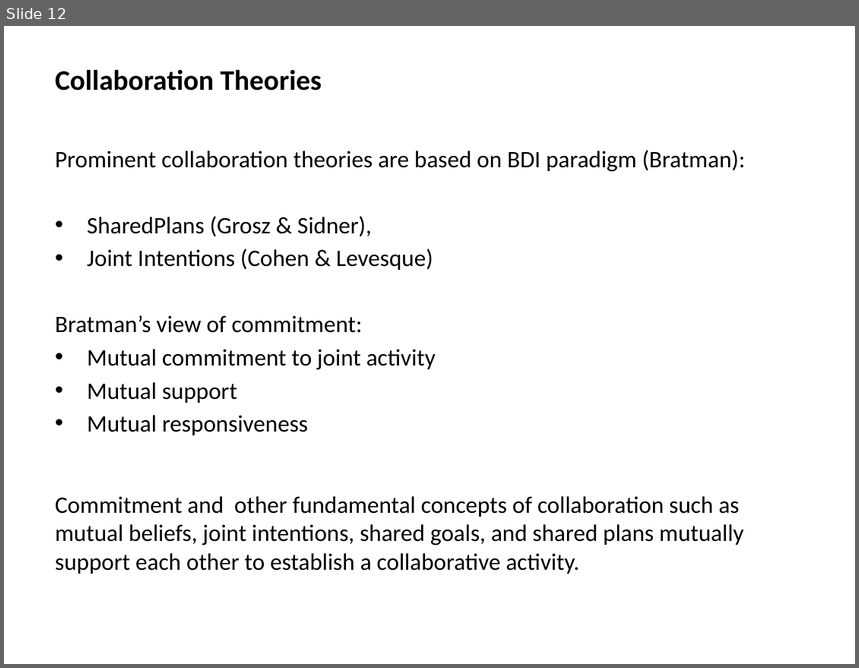
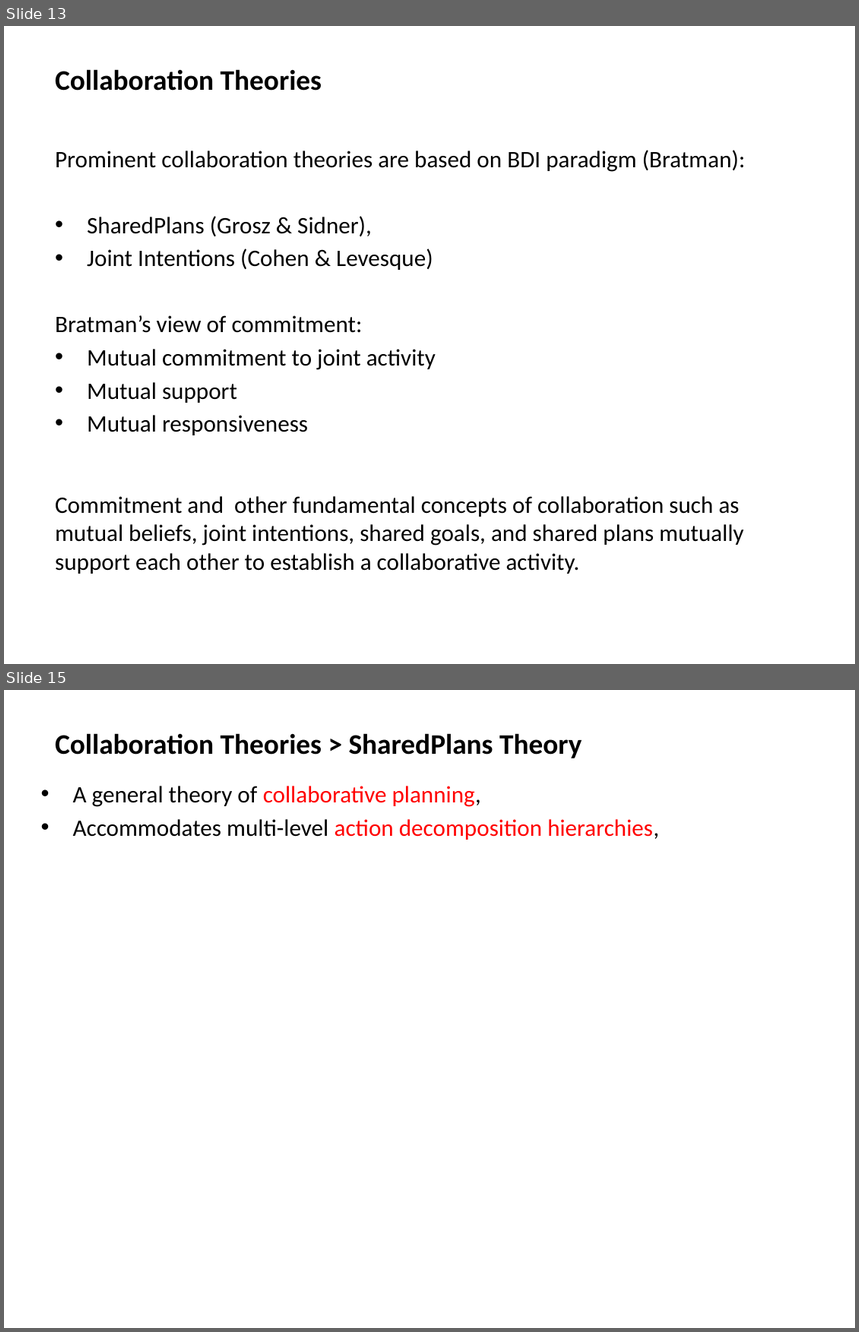
Before and after one commit to mshayganfar/CompExam1, a slide deck: presentation/PhD-comprehensive-exam.pptx. Shown one above the other, each under a label of ours: slide 12 before the commit, slides 13 and 15 after it; the slides between them are not shown. The pictures are 859x668 and 859x1332 pixels, drawn with LibreOffice and Linux fonts; fonts in the diff are those of the drawing. Boxes give left, top, right and bottom in pixels: in the first picture for what was removed or moved away, otherwise in the second. Text is boxed around its words. In the diff, an @@ line names an element or a change of style, - is before the commit and + after.

Commit message:
SharedPlans Theory
Finished SharedPlans theory.

```diff
--- a/presentation/PhD-comprehensive-exam.pptx
+++ b/presentation/PhD-comprehensive-exam.pptx
@@ slide 15 added at (4, 690, 855, 1328), background #FFFFFF @@
@@ text added at (55, 733, 582, 758), 24 pt, text #000000, bold @@
+Collaboration Theories > SharedPlans Theory
@@ text added at (73, 786, 659, 840), 20 pt, text #FF0000 @@
+• A general theory of collaborative planning,
+• Accommodates multi-level action decomposition hierarchies,
@@ what was slide 12 is now slide 13 @@
```
Also in this commit, not shown: 1 slide changed, 35 other slides added.
